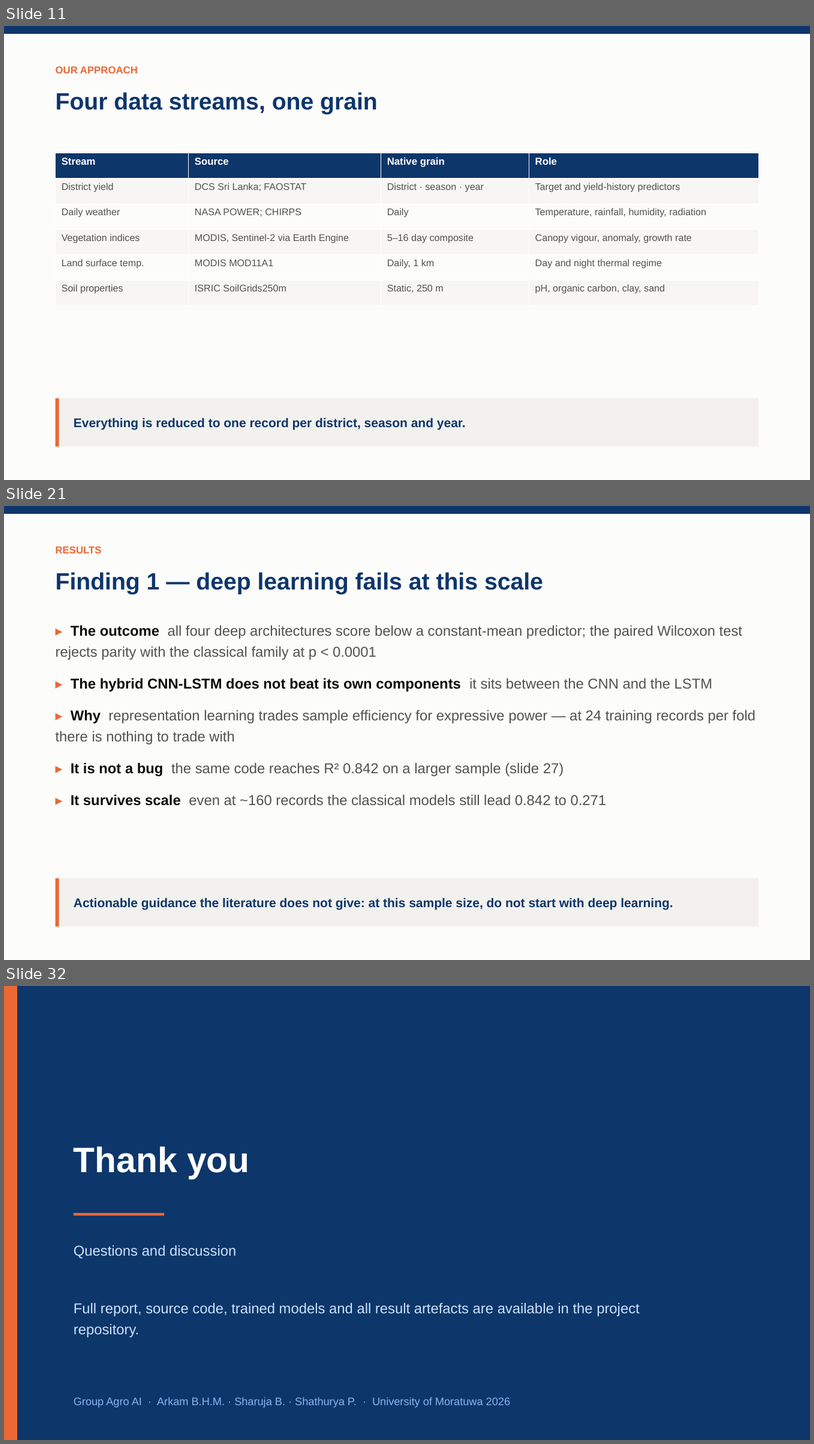
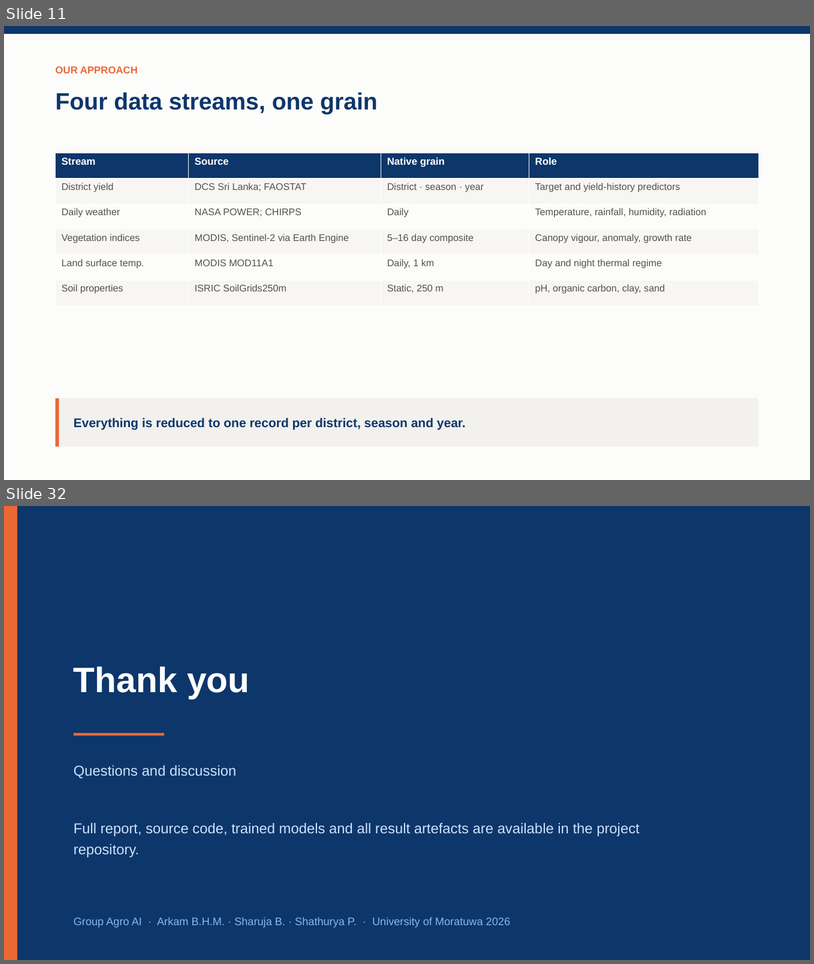
Before and after one commit to Arkambish/AgroAI, a slide deck: outputs/Final_Presentation_AgroAI.pptx. Shown one above the other, each under a label of ours: slides 11, 21 and 32 before the commit, slides 11 and 32 after it; the slides between them are not shown. The pictures are 814x1444 and 814x964 pixels, drawn with LibreOffice and Linux fonts; fonts in the diff are those of the drawing. Boxes give left, top, right and bottom in pixels: in the first picture for what was removed or moved away, otherwise in the second. Text is boxed around its words. In the diff, an @@ line names an element or a change of style, - is before the commit and + after.

```diff
--- a/outputs/Final_Presentation_AgroAI.pptx
+++ b/outputs/Final_Presentation_AgroAI.pptx
@@ slide 21 removed at <box>4,506,810,960</box>, background #FCFCFB @@
@@ rectangle removed at <box>4,506,810,514</box> @@
@@ text removed at <box>56,546,102,553</box> @@
-RESULTS
@@ text removed at <box>56,572,543,594</box> @@
-Finding 1 — deep learning fails at this scale
@@ text removed at <box>56,625,756,805</box> @@
-▸ The outcome all four deep architectures score below a constant-mean predictor; the paired Wilcoxon test rejects parity with the classical family at p < 0.0001
-▸ The hybrid CNN-LSTM does not beat its own components it sits between the CNN and the LSTM
-▸ Why representation learning trades sample efficiency for expressive power — at 24 training records per fold there is nothing to trade with
-▸ It is not a bug the same code reaches R² 0.842 on a larger sample (slide 27)
-▸ It survives scale even at ~160 records the classical models still lead 0.842 to 0.271
@@ rectangle removed at <box>56,878,759,927</box> @@
@@ rectangle removed at <box>56,878,59,927</box> @@
@@ text removed at <box>74,897,673,910</box> @@
-Actionable guidance the literature does not give: at this sample size, do not start with deep learning.
```
Also in this commit, not shown: 9 slides changed, 13 slides added, 12 other slides removed, 46 other files.
